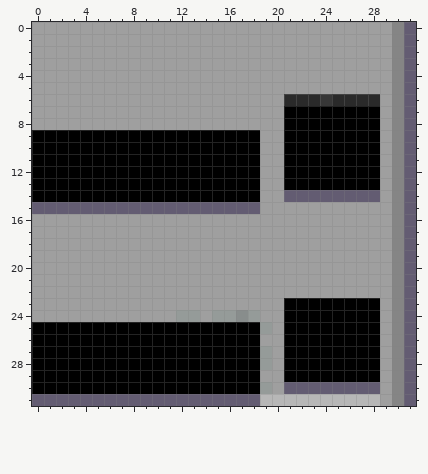
Pixel-art sprite: images/tiles/stair_right_black.png. The picture above was drawn from the file before the commit.
The file is 32x32 pixels. Colours within 5 levels of each other are drawn and written as one.
After:
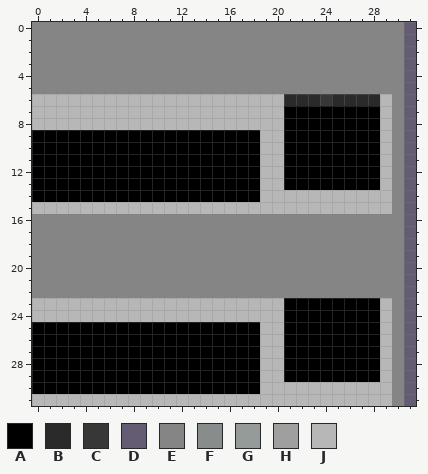
Palette (. is transparent): A #000000  B #2a2a2a  C #373737  D #635c72  E #858585  F #888d8c  G #959b99  H #9f9f9f  J #b7b7b7
From old to new:
y 0..5: x 0..29 HHHHHHHHHHHHHHHHHHHHHHHHHHHHHH -> EEEEEEEEEEEEEEEEEEEEEEEEEEEEEE
y 6..8: x 0..20 HHHHHHHHHHHHHHHHHHHHH -> JJJJJJJJJJJJJJJJJJJJJ; x 29 H -> J
y 9..13: x 19..20 HH -> JJ; x 29 H -> J
y 14: x 19..29 HHDDDDDDDDH -> JJJJJJJJJJJ
y 15: x 0..29 DDDDDDDDDDDDDDDDDDDHHHHHHHHHHH -> JJJJJJJJJJJJJJJJJJJJJJJJJJJJJJ
y 16..22: x 0..29 HHHHHHHHHHHHHHHHHHHHHHHHHHHHHH -> EEEEEEEEEEEEEEEEEEEEEEEEEEEEEE
y 23: x 0..20 HHHHHHHHHHHHHHHHHHHHH -> JJJJJJJJJJJJJJJJJJJJJ; x 29 H -> J
y 24: x 0..20 HHHHHHHHHHHHGGHGGFGHH -> JJJJJJJJJJJJJJJJJJJJJ; x 29 H -> J
y 25: x 19..20 GH -> JJ; x 29 H -> J
y 26: x 19..20 HH -> JJ; x 29 H -> J
y 27..28: x 19..20 GH -> JJ; x 29 H -> J
y 29: x 19..20 HH -> JJ; x 29 H -> J
y 30: x 19..29 GHDDDDDDDDH -> JJJJJJJJJJJ
y 31: x 0..18 DDDDDDDDDDDDDDDDDDD -> JJJJJJJJJJJJJJJJJJJ; x 29 H -> J
Pixel boxes of the changes (left, top, right, bottom) in both pictures:
changed: (32, 22, 392, 406)
